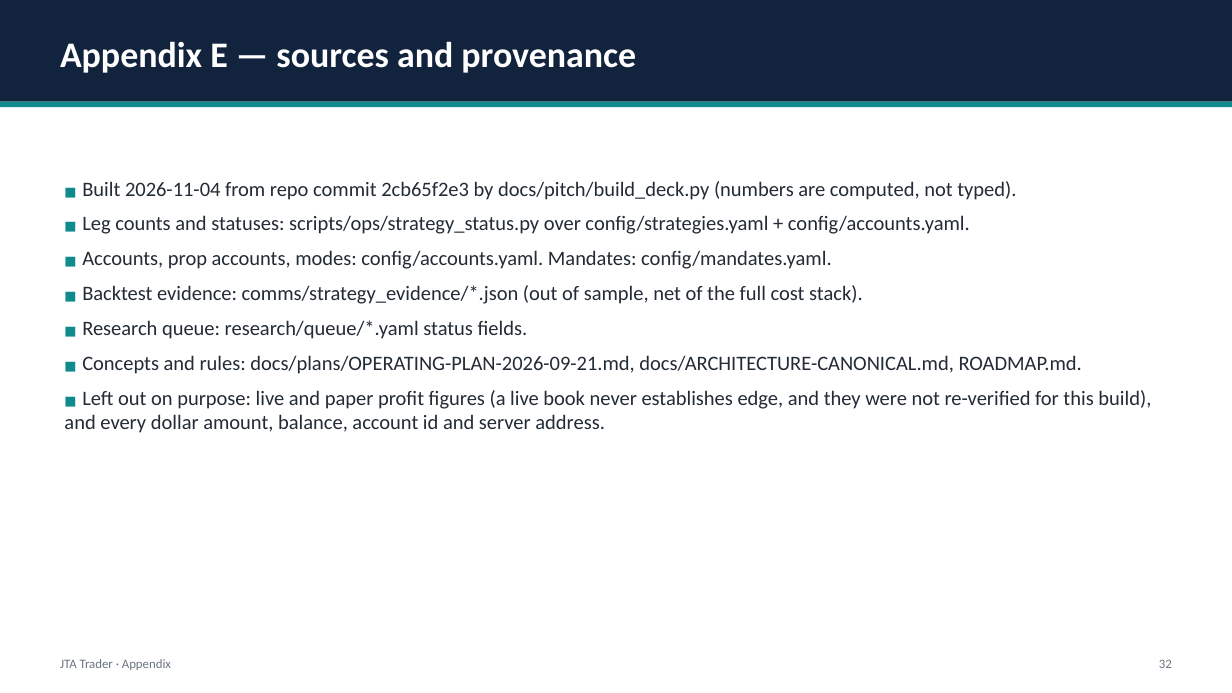
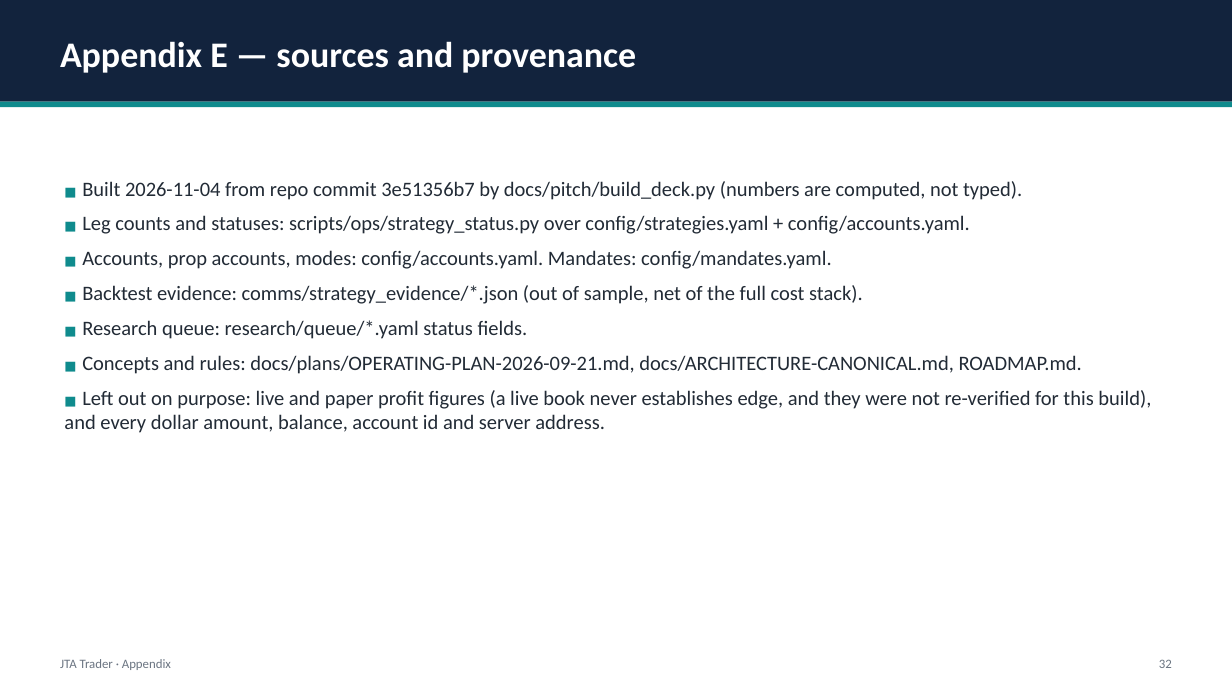
Before and after one commit to benbaichmankass/JTA-Trader, a slide deck: slide 32 of docs/pitch/jta-trader-pitch-deck.pptx. Drawn at 1232x693 pixels with LibreOffice and Linux fonts; fonts in the diff are those of the drawing. Boxes give left, top, right and bottom in pixels: in the first picture for what was removed or moved away, otherwise in the second. Text is boxed around its words. In the diff, an @@ line names an element or a change of style, - is before the commit and + after.

```diff
--- a/docs/pitch/jta-trader-pitch-deck.pptx
+++ b/docs/pitch/jta-trader-pitch-deck.pptx
@@ text at (82, 181, 1022, 200): text changed @@
-■ Built 2026-11-04 from repo commit 2cb65f2e3 by docs/pitch/build_deck.py (numbers are computed, not typed).
+■ Built 2026-11-04 from repo commit 3e51356b7 by docs/pitch/build_deck.py (numbers are computed, not typed).
```
Also in this commit, not shown: 7 other slides changed, 2 other files.
